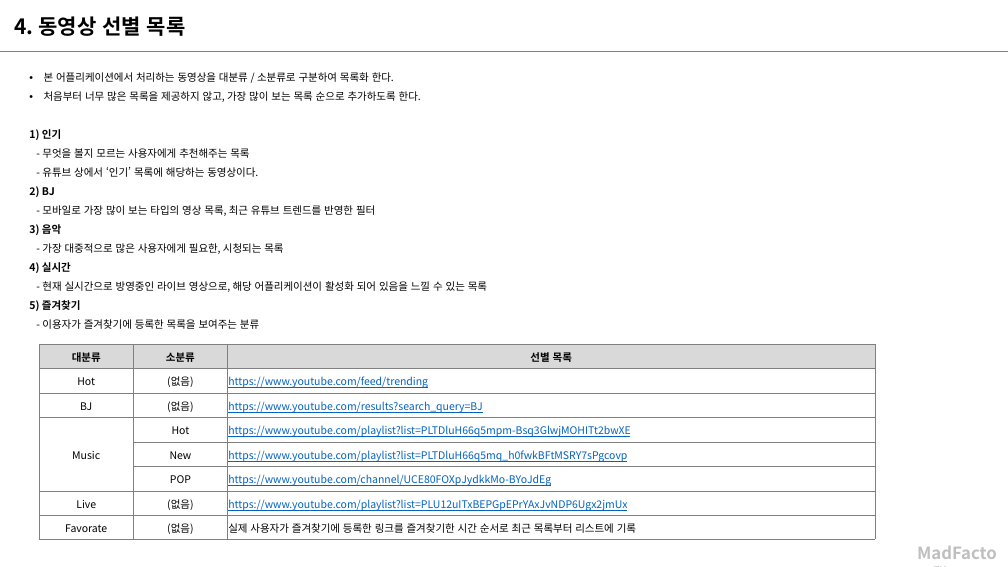
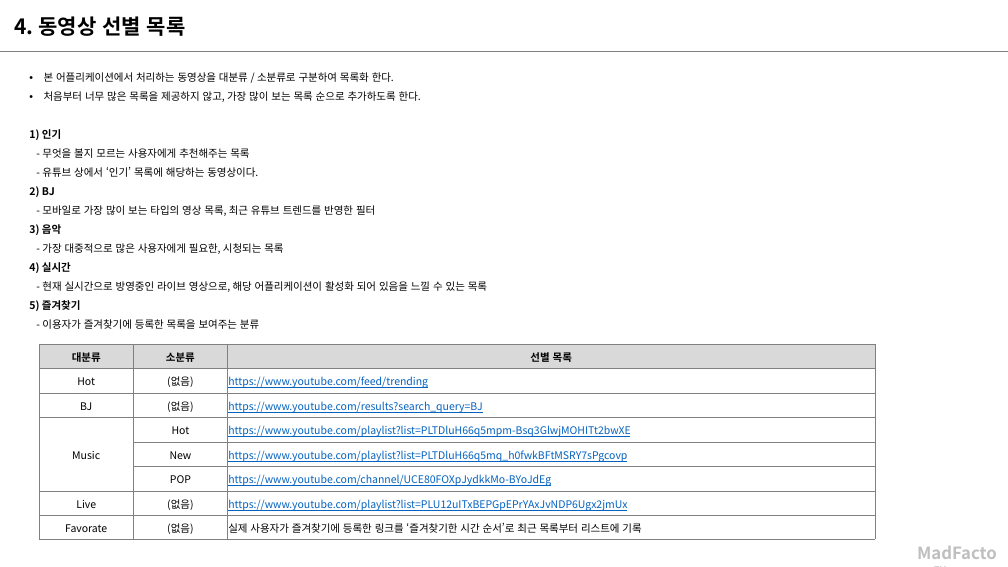
Before and after one commit to nnnyyy/MadYoutubeFilter, a slide deck: slide 6 of Doc/모두의 동영상_170501.pptx. Drawn at 1008x567 pixels with LibreOffice and Linux fonts; fonts in the diff are those of the drawing. Boxes give left, top, right and bottom in pixels: in the first picture for what was removed or moved away, otherwise in the second. Text is boxed around its words. In the diff, an @@ line names an element or a change of style, - is before the commit and + after.

```diff
--- a/Doc/모두의 동영상_170501.pptx
+++ b/Doc/모두의 동영상_170501.pptx
@@ table at [39, 344, 876, 539] @@
-row 8, column 3: 실제 사용자가 즐겨찾기에 등록한 링크를 즐겨찾기한 시간 순서로 최근 목록부터 리스트에 기록
+row 8, column 3: 실제 사용자가 즐겨찾기에 등록한 링크를 ‘즐겨찾기한 시간 순서’로 최근 목록부터 리스트에 기록
```
Also in this commit, not shown: 7 other slides changed, 2 slides added.
